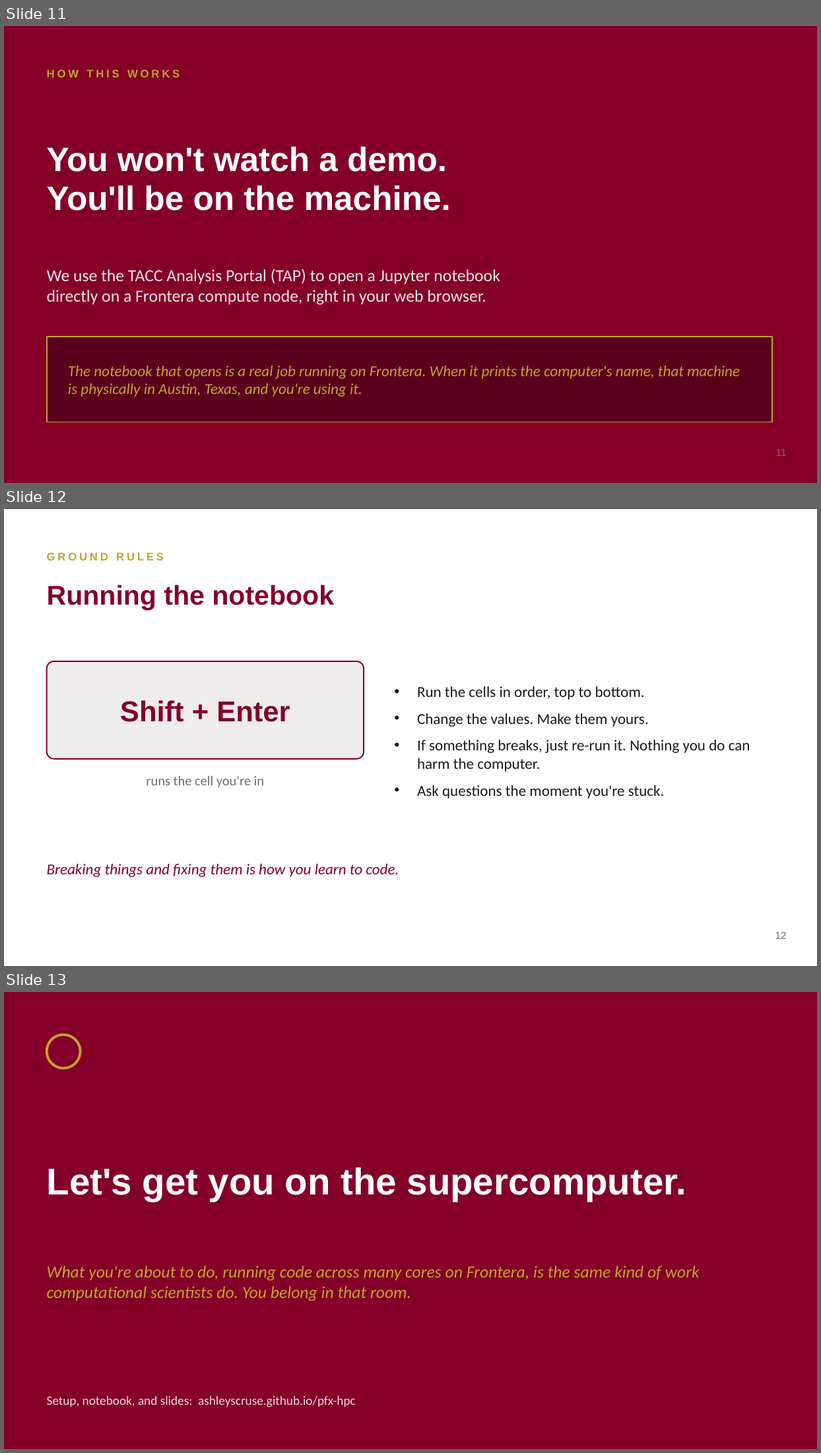
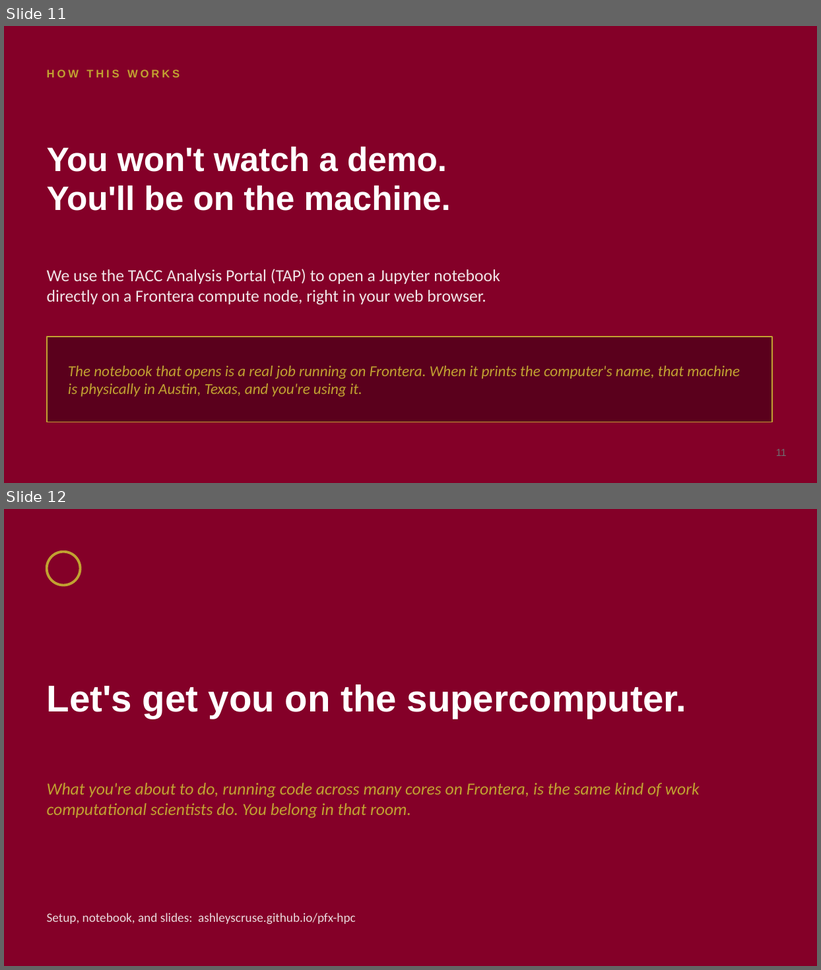
Before and after one commit to ashleyscruse/pfx-hpc, a slide deck: slides/pfx-hpc-slides.pptx. Shown one above the other, each under a label of ours: slides 11, 12 and 13 before the commit, slides 11 and 12 after it. The pictures are 821x1453 and 821x970 pixels, drawn with LibreOffice and Linux fonts; fonts in the diff are those of the drawing. Boxes give left, top, right and bottom in pixels: in the first picture for what was removed or moved away, otherwise in the second. Text is boxed around its words. In the diff, an @@ line names an element or a change of style, - is before the commit and + after.

```diff
--- a/slides/pfx-hpc-slides.pptx
+++ b/slides/pfx-hpc-slides.pptx
@@ slide 12 removed at <box>4,509,817,966</box>, background #FFFFFF @@
@@ text removed at <box>47,553,164,560</box> @@
-GROUND RULES
@@ text removed at <box>47,585,334,611</box> @@
-Running the notebook
@@ rounded rectangle removed at <box>47,661,364,759</box> @@
@@ text removed at <box>417,687,750,799</box> @@
-• Run the cells in order, top to bottom.
-• Change the values. Make them yours.
-• If something breaks, just re-run it. Nothing you do can harm the computer.
-• Ask questions the moment you're stuck.
@@ text removed at <box>120,700,290,722</box> @@
-Shift + Enter
@@ text removed at <box>146,776,264,788</box> @@
-runs the cell you're in
@@ text removed at <box>47,864,399,877</box> @@
-Breaking things and fixing them is how you learn to code.
@@ text removed at <box>776,932,787,939</box> @@
-12
@@ what was slide 13 is now slide 12 @@
```
Also in this commit, not shown: 4 slides changed, 2 slides added.
